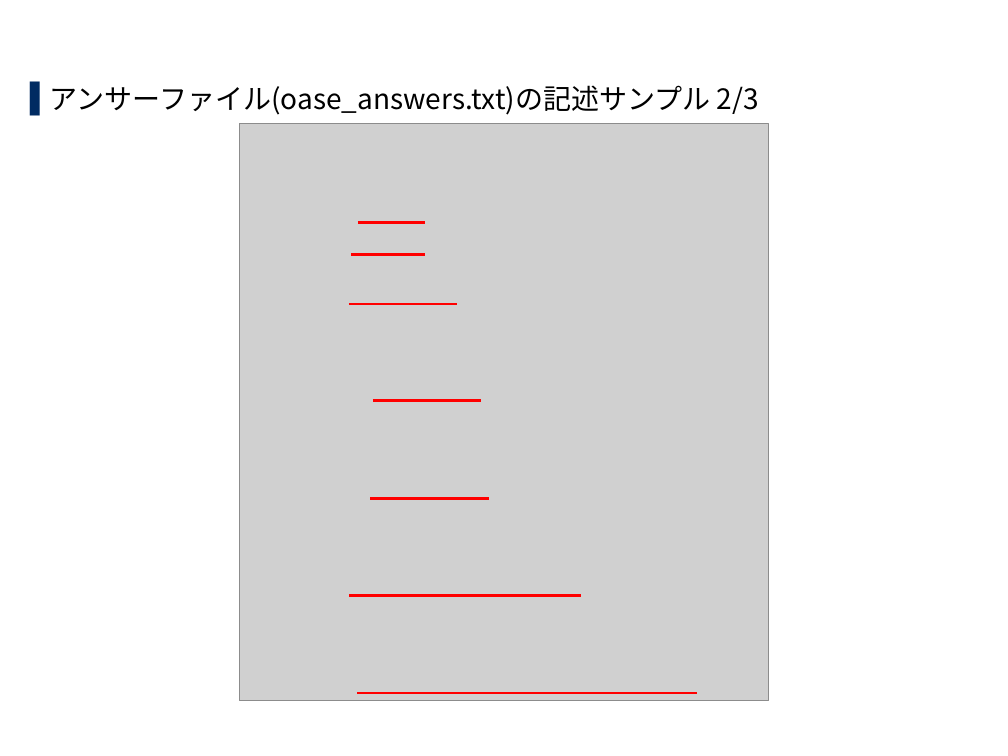
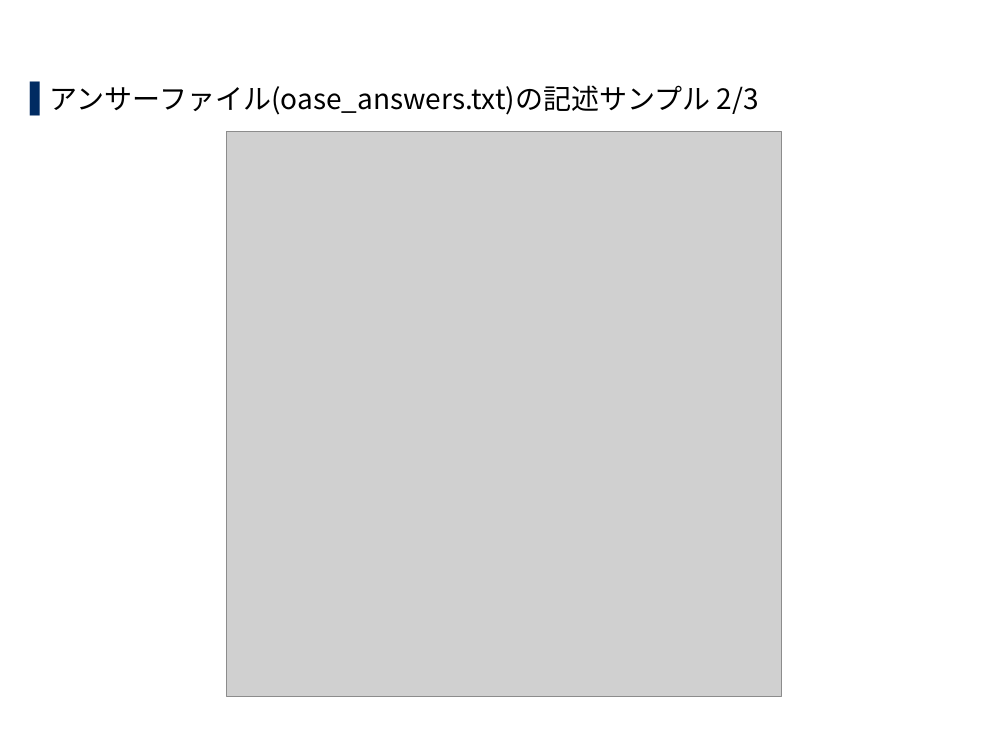
Before and after one commit to exastro-suite/oase-docs, a slide deck: slide 15 of asset/Learn_ja/OASE-online-install_ja.pptx (slide 17 before the commit). Drawn at 1008x756 pixels with LibreOffice and Linux fonts; fonts in the diff are those of the drawing; grey boxes stand for pictures; background and template pictures are left out. Boxes give left, top, right and bottom in pixels: in the first picture for what was removed or moved away, otherwise in the second. Text is boxed around its words. In the diff, an @@ line names an element or a change of style, - is before the commit and + after.

```diff
--- a/asset/Learn_ja/OASE-online-install_ja.pptx
+++ b/asset/Learn_ja/OASE-online-install_ja.pptx
@@ picture: place and size @@
-picture at bbox=[239, 124, 768, 701]
+picture at bbox=[227, 132, 782, 697]
@@ line removed from (358, 223) to (425, 223) @@
@@ line removed from (351, 255) to (425, 255) @@
@@ line removed from (349, 304) to (457, 304) @@
@@ line removed from (373, 400) to (481, 400) @@
@@ line removed from (370, 498) to (489, 498) @@
@@ line removed from (350, 596) to (582, 596) @@
@@ line removed from (358, 692) to (698, 692) @@
```
Also in this commit, not shown: 15 other slides changed, 2 slides removed, 1 other file.
